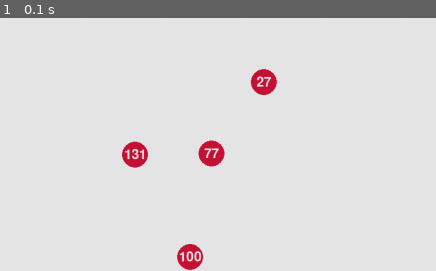
Above: before the commit, frame 1.
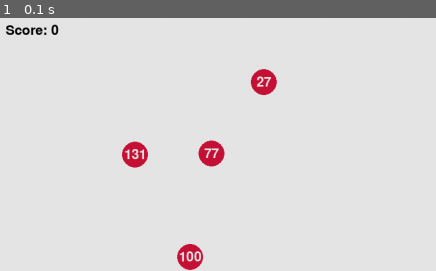
Above: after the commit, the same moment.

Repository: dionisiyKDO/PyGame-SpearLaunch
Game: pygame game, started from main.py
Same seed, same stepped clock (60 frames per second), same inputs: the game is played once before the commit and once after it.
Inputs:
- Up to frame 1 (0.1 s): no input
The pictures show only the part of the screen within x 0-50%, y 0-50%; the shares and areas given below are measured in that part.

The runs differ from the first frame. In frame 1, 0.3% of the frame differs, in the area x 1-14%, y 2-7%.

Commit message:
added score systeam, fixed zero spear speed bug

Diff:
--- a/Character.py
+++ b/Character.py
@@ -6,6 +6,7 @@
     def __init__(self, x, y):
         self.x = x
         self.y = y
+        self.enemies_killed = 0
 
     def move(self, dx, dy):
         self.x += dx
--- a/Spear.py
+++ b/Spear.py
@@ -14,7 +14,7 @@
         self.y = character.y - 30
         cursor_x, cursor_y = pygame.mouse.get_pos()
         self.angle = math.degrees(math.atan2(self.y - cursor_y, cursor_x - self.x))
-        self.speed = 0
+        self.speed = 10
         self.vx = 0
         self.vy = 0
         self.thrown = False
@@ -107,7 +107,7 @@
     def charge(self):
         if self.charge_start_time:
             elapsed_time = time.time() - self.charge_start_time
-            self.speed = min(SPEAR_MAX_SPEED, SPEAR_MAX_SPEED * (elapsed_time / CHARGE_TIME))
+            self.speed = min(SPEAR_MAX_SPEED, max(1, (SPEAR_MAX_SPEED * (elapsed_time / CHARGE_TIME))))
             self.length = SPEAR_HEIGHT + (SPEAR_HEIGHT * 3 * (elapsed_time / CHARGE_TIME))  # Stretching effect
             self.charge_value = min(CHARGE_VALUE_MAX, int(100 * (elapsed_time / CHARGE_TIME)))  # Max charge value of 100
             if elapsed_time >= CHARGE_TIME:
--- a/main.py
+++ b/main.py
@@ -14,8 +14,13 @@
 import numpy as np
 
 # TODO
-# - Implement enemy HP
+# [1] Add support for multiple spears through LMB RMB, right works, but with bugs
+#
+# Rewrite every render in moderngl
+#
+# + Implement enemy HP
 # - Implement difficulty system
+# - Implement score system
 # - Add upgrades
 #    - Advanced upgrades
 #        - More then one spear at the same time could be launched
@@ -114,14 +119,13 @@
             if event.type == pygame.QUIT:
                 self.running = False
             elif event.type == pygame.MOUSEBUTTONDOWN:
-                # TODO: Add support for multiple spears through LMB RMB, right works, but with bugs
+                # TODO: [1]
                 spear = Spear(self.ctx, self.character)
                 self.spears.append(spear)
                 spear.start_charging()
             elif event.type == pygame.MOUSEBUTTONUP:
                 if self.spears:
                     self.spears[-1].throw()
-
 
     def update(self):
         delta_time = self.clock.get_time() / 10.0
@@ -148,15 +152,24 @@
             for enemy in self.enemies:
                 if enemy.check_collision(spear):
                     self.spears.remove(spear)
+                    if enemy.killed == True:
+                        self.character.enemies_killed += 1
                     break
             if spear.thrown and (spear.y > SCREEN_HEIGHT or spear.x > SCREEN_WIDTH or spear.y < 0 or spear.x < 0):
                 self.spears.remove(spear)
 
-    def draw_charge_indicator(self, display, charge_value):
-        charge_indicator_width = int((charge_value / 100) * SCREEN_WIDTH)
-        pygame.draw.rect(display, RED, (0, SCREEN_HEIGHT - 20, charge_indicator_width, 20))
-        charge_text = self.font.render(f"Charge: {charge_value}", True, BLACK)
-        display.blit(charge_text, (10, SCREEN_HEIGHT - 60))
+    def draw_ui(self):
+        # draw charge indicator
+        if self.spears:
+            charge_value = self.spears[-1].charge_value
+            charge_indicator_width = int((charge_value / 100) * SCREEN_WIDTH)
+            pygame.draw.rect(self.display, RED, (0, SCREEN_HEIGHT - 20, charge_indicator_width, 20))
+            charge_text = self.font.render(f"Charge: {charge_value}", True, BLACK)
+            self.display.blit(charge_text, (10, SCREEN_HEIGHT - 60))
+
+        # draw score indicator
+        score_text = self.font.render(f"Score: {self.character.enemies_killed}", True, BLACK)
+        self.display.blit(score_text, (10, 10))
 
     def draw(self):
         self.ctx.clear(1.0, 1.0, 1.0)
@@ -167,8 +180,7 @@
         for enemy in self.enemies:
             enemy.draw(self.display)
 
-        if self.spears:
-            self.draw_charge_indicator(self.display, self.spears[-1].charge_value)
+        self.draw_ui()
 
         frame_tex = surf_to_texture(self.ctx, self.display)
         frame_tex.use()
